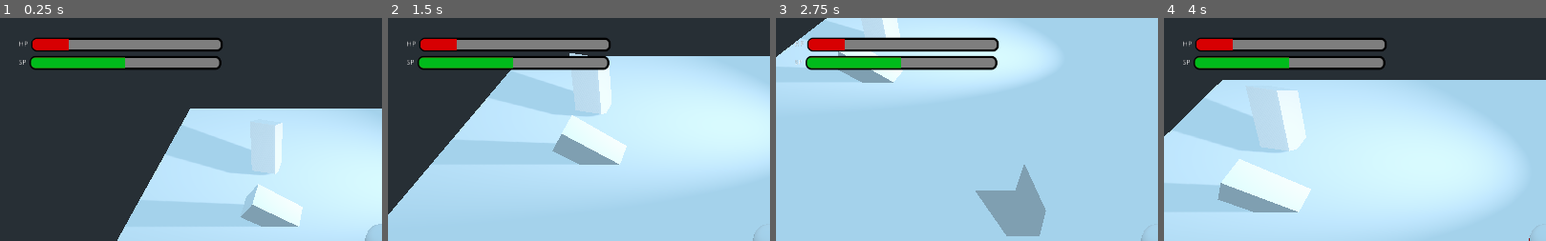
Above: before the commit, frames 1-4 (left to right).
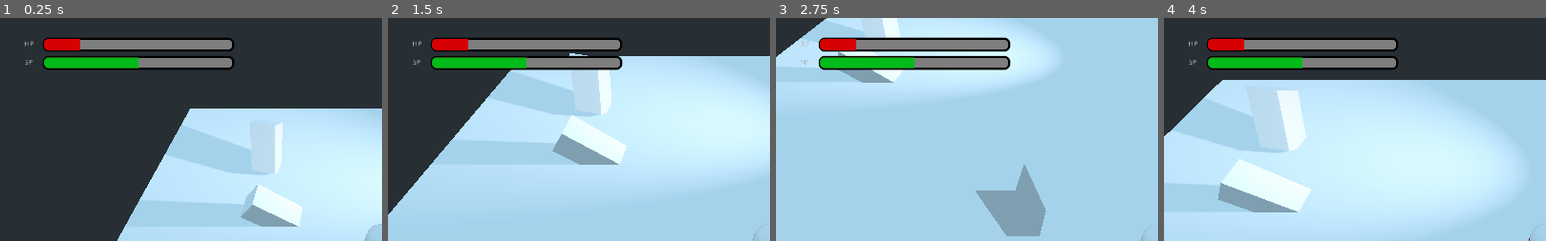
Above: after the commit, the same moments.

Repository: gssales/ProjectDungeon
Game: Godot game, scene res://scenes/TestScene.tscn
Same seed, same stepped clock (60 frames per second), same inputs: the game is played once before the commit and once after it. The engine's default icon, where the game draws it, is replaced by a stand-in: a white triangle on a blue panel in a dark square.
Inputs:
- Up to frame 1 (0.25 s): no input
- Up to frame 2 (1.5 s): hold D (move_right) 0.53-1.28 s; hold S (move_backward) from 1.28 s (still down)
- Up to frame 3 (2.75 s): release S (move_backward) at 2.03 s; hold D (move_right) from 2.03 s (still down)
- Up to frame 4 (4 s): release D (move_right) at 2.78 s; hold W (move_forward) 2.78-3.53 s; hold A (move_left) from 3.53 s (still down)
The pictures show only the part of the screen within x 0-50%, y 0-50%; the shares and areas given below are measured in that part.

The runs differ from the first frame. In frame 1, 1.3% of the frame differs, in the area x 5-62%, y 8-24%; in frame 2, 1.3%; in frame 3, 1.4%; in frame 4, 1.3%.

Commit message:
fixed status bars allignment

Diff:
--- a/UI/Game UI/Game UI.tscn
+++ b/UI/Game UI/Game UI.tscn
@@ -24,7 +24,7 @@
 }
 
 [node name="LifeBar" type="HBoxContainer" parent="PlayerStatus"]
-margin_right = 393.0
+margin_right = 415.0
 margin_bottom = 31.0
 __meta__ = {
 "_edit_use_anchors_": false
@@ -32,16 +32,18 @@
 
 [node name="LabelLB" type="Label" parent="PlayerStatus/LifeBar"]
 margin_top = 8.0
-margin_right = 18.0
+margin_right = 40.0
 margin_bottom = 22.0
+rect_min_size = Vector2( 40, 0 )
 text = "HP"
+align = 1
 __meta__ = {
 "_edit_use_anchors_": false
 }
 
 [node name="TextureProgress" type="TextureProgress" parent="PlayerStatus/LifeBar"]
-margin_left = 22.0
-margin_right = 393.0
+margin_left = 44.0
+margin_right = 415.0
 margin_bottom = 31.0
 value = 20.0
 texture_under = ExtResource( 3 )
@@ -50,7 +52,7 @@
 
 [node name="StaminaBar" type="HBoxContainer" parent="PlayerStatus"]
 margin_top = 35.0
-margin_right = 393.0
+margin_right = 415.0
 margin_bottom = 66.0
 __meta__ = {
 "_edit_use_anchors_": false
@@ -58,16 +60,18 @@
 
 [node name="LabelSB" type="Label" parent="PlayerStatus/StaminaBar"]
 margin_top = 8.0
-margin_right = 15.0
+margin_right = 40.0
 margin_bottom = 22.0
+rect_min_size = Vector2( 40, 0 )
 text = "SP"
+align = 1
 __meta__ = {
 "_edit_use_anchors_": false
 }
 
 [node name="TextureProgress" type="TextureProgress" parent="PlayerStatus/StaminaBar"]
-margin_left = 19.0
-margin_right = 390.0
+margin_left = 44.0
+margin_right = 415.0
 margin_bottom = 31.0
 value = 50.0
 texture_under = ExtResource( 3 )
